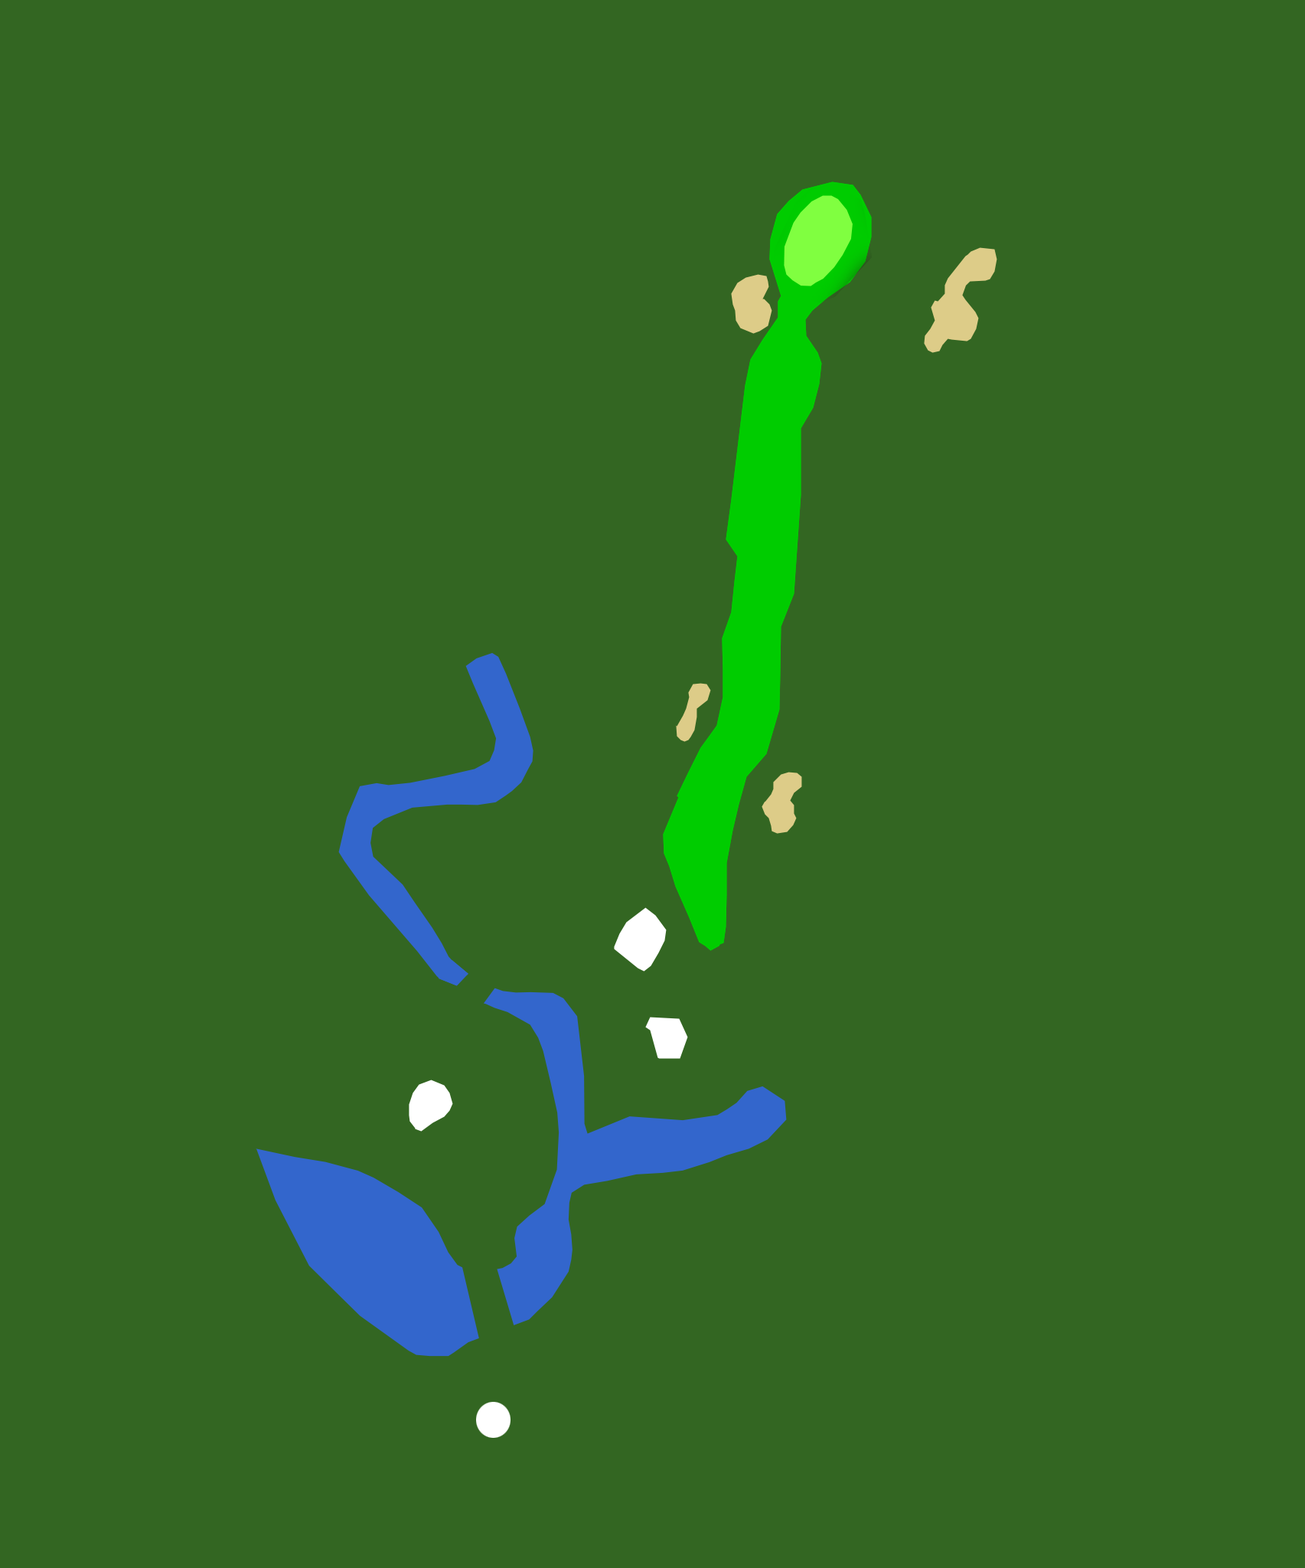
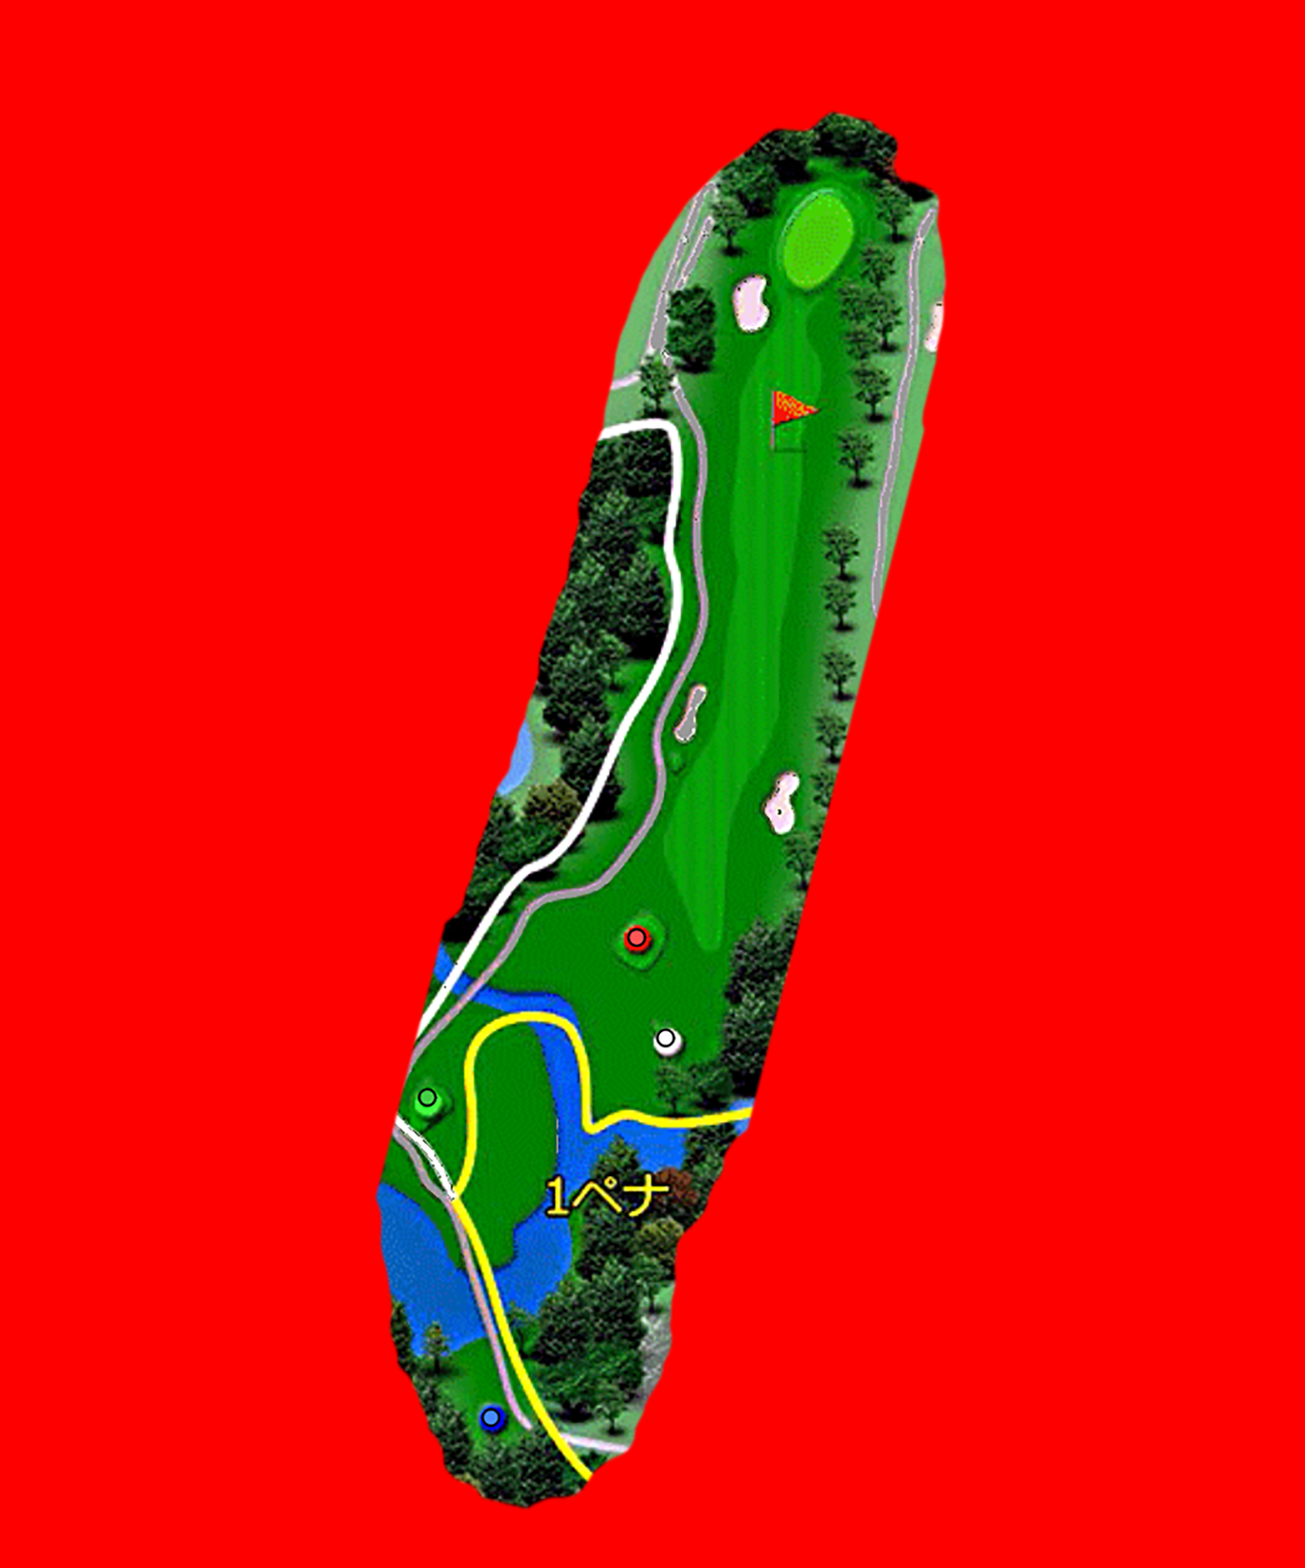
Layered file, before and after one edit (1305 × 1568). Changes by layer:
hid "Water" over [254,652,788,1357]
added layer "Lomond12-NewOB" above "Green" over [0,0,1305,1568]
hid "Green" over [773,183,873,304]
hid "Tees" over [408,907,689,1438]
hid "Bunkers" over [663,181,998,951]
hid "Fairway" over [663,181,873,951]
showed "Canvas" over [0,0,1305,1568]
hid "Rough" over [0,0,1305,1568]